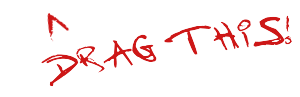
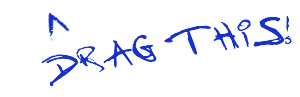
Before/after of a 300×97 layered artwork. What changed in the layer stack:
added layer "Transformation" above "<#1" over [47, 12, 70, 42]
hid "<" over [47, 12, 70, 42]
painted on "Neue Ebene" over [41, 15, 292, 87]
